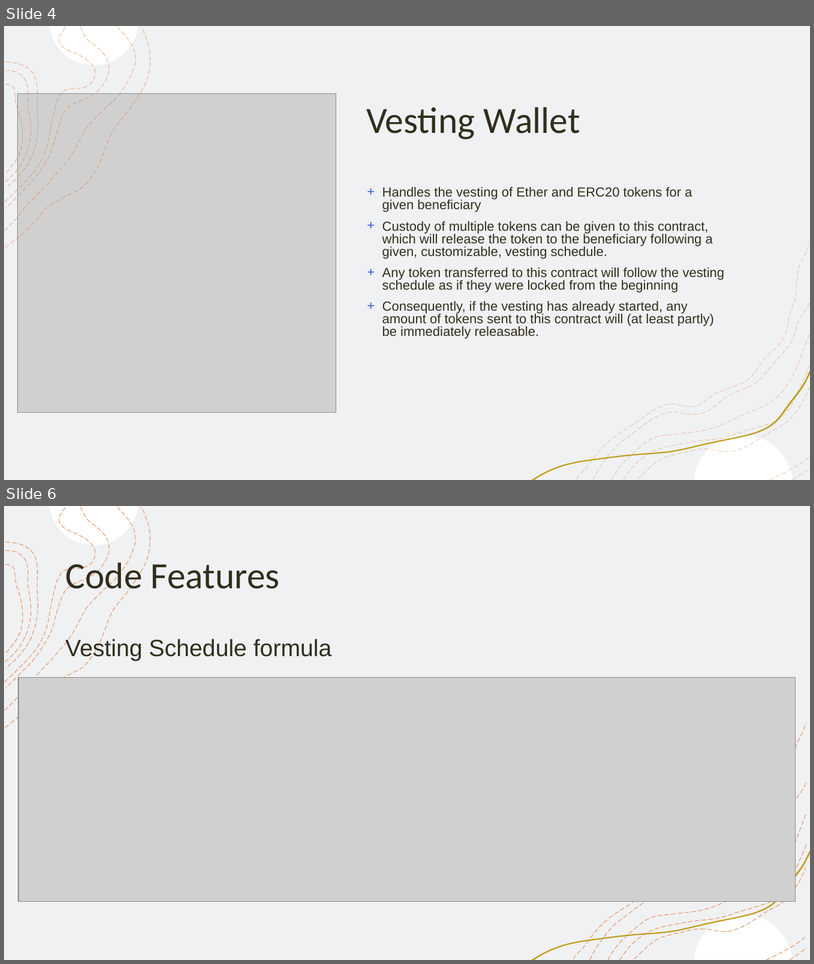
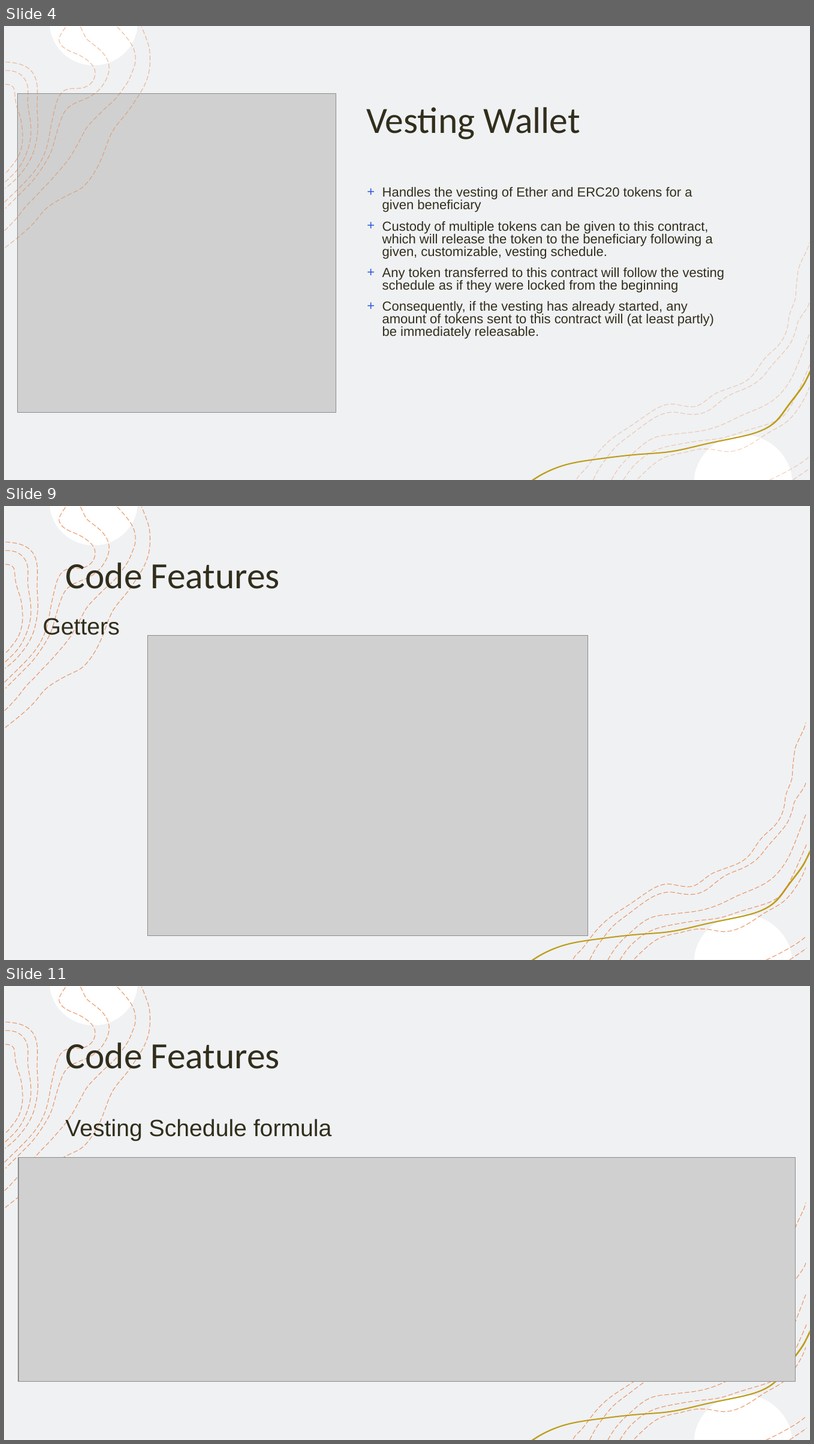
Before and after one commit to tomguy3/fintechcapstone, a slide deck: Project 3 Presentation.pptx. Shown one above the other, each under a label of ours: slides 4 and 6 before the commit, slides 4, 9 and 11 after it; the slides between them are not shown. The pictures are 814x964 and 814x1444 pixels, drawn with LibreOffice and Linux fonts; fonts in the diff are those of the drawing; grey boxes stand for pictures. Boxes give left, top, right and bottom in pixels: in the first picture for what was removed or moved away, otherwise in the second. Text is boxed around its words. In the diff, an @@ line names an element or a change of style, - is before the commit and + after.

```diff
--- a/Project 3 Presentation.pptx
+++ b/Project 3 Presentation.pptx
@@ slide 9 added at <box>4,506,810,960</box>, background #FFFFFF; not listed: 18 template elements that a slide beside it also shows @@
@@ title added at <box>65,558,280,597</box>, 44 pt, text #312E1C @@
+Code Features
@@ text added at <box>43,616,120,639</box>, 28 pt, text #312E1C @@
+Getters
@@ picture added at <box>148,636,588,936</box> @@
@@ what was slide 6 is now slide 11 @@
```
Also in this commit, not shown: 2 slides changed, 2 other slides added.
